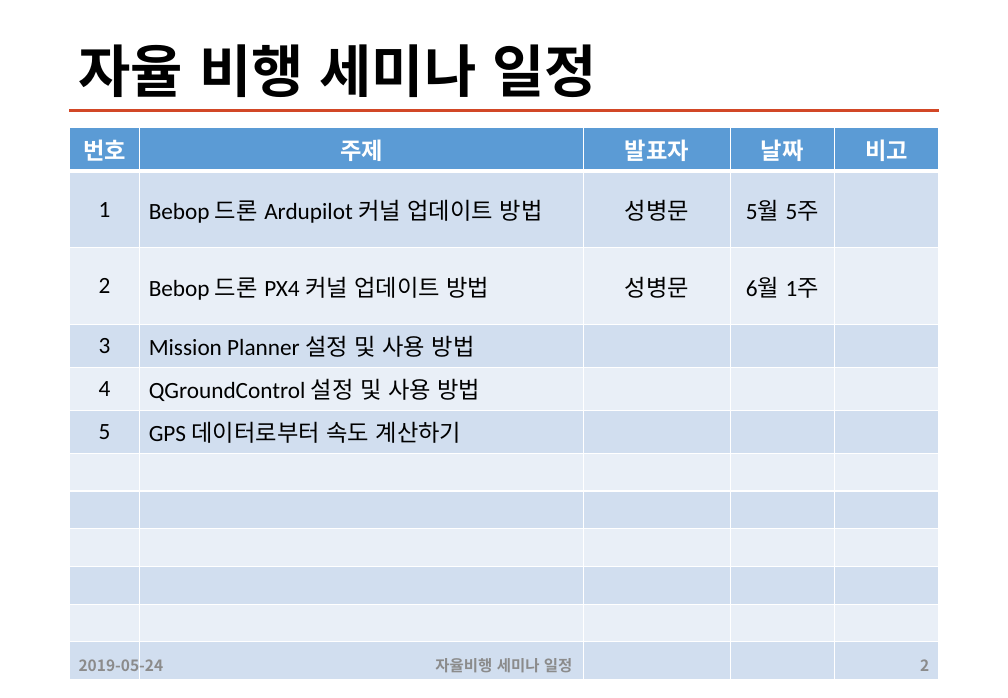
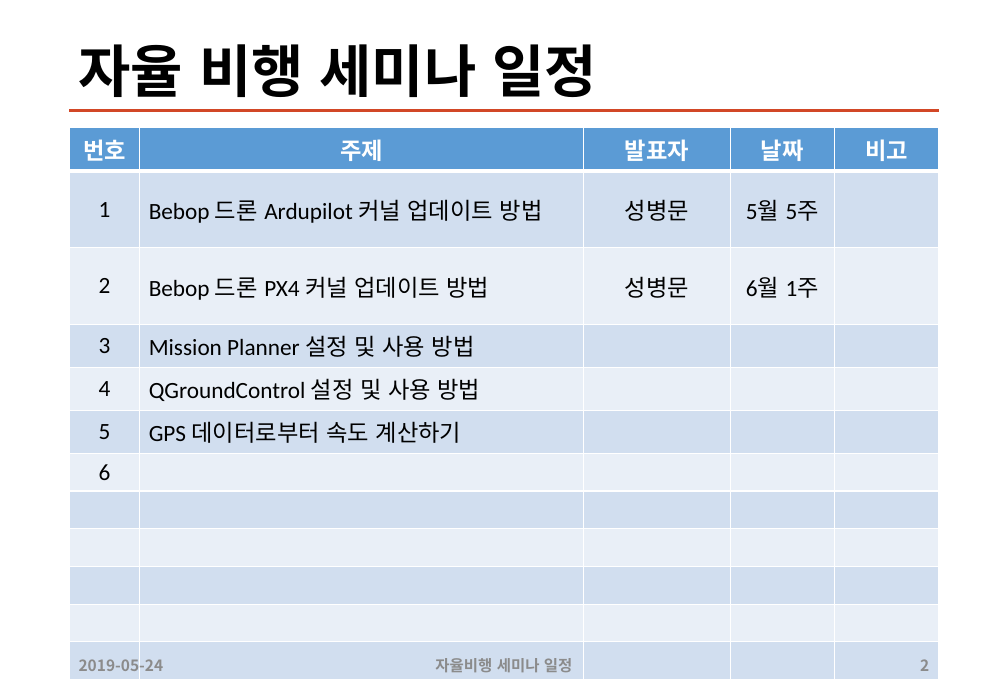
Before and after one commit to sunabove/autopilot_doc, a slide deck: slide 2 of 110 자율비행 기술 세미나 일정.pptx. Drawn at 1008x698 pixels with LibreOffice and Linux fonts; fonts in the diff are those of the drawing. Boxes give left, top, right and bottom in pixels: in the first picture for what was removed or moved away, otherwise in the second. Text is boxed around its words. In the diff, an @@ line names an element or a change of style, - is before the commit and + after.

```diff
--- a/110 자율비행 기술 세미나 일정.pptx
+++ b/110 자율비행 기술 세미나 일정.pptx
@@ table at (69, 128, 938, 581) @@
+row 7: 6 |  |  |  | 
-row 12:  |  |  |  | 
```
Also in this commit, not shown: 1 other file.
